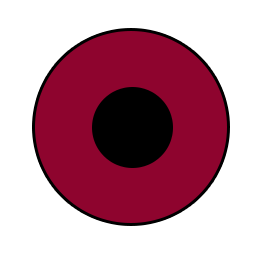
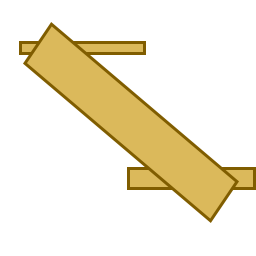
Comparing the layer stacks of the two 256 x 256 images. Changes:
added group "transmission" with 1 layers above "cabs" over left=19, top=22, right=256, bottom=223
added layer "Rectangle 7" in group "transmission" over left=19, top=22, right=256, bottom=223
hid group "wheels" (2 layers) over left=35, top=31, right=227, bottom=223
